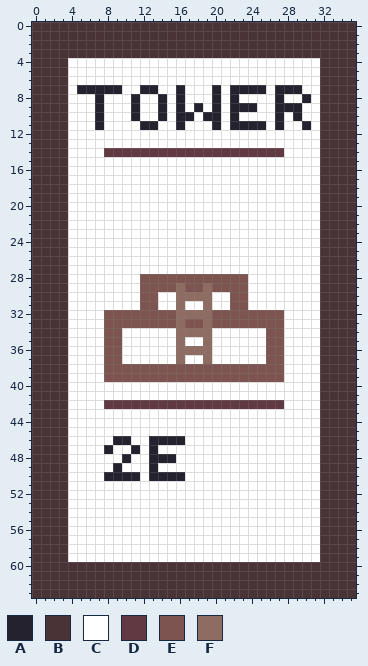
Edited in one commit: pixel-art sprite (core/assets/TowerCard.png). The picture above is the old version.
The file is 36x64 pixels.
Palette (. is transparent): A #24222e  B #4a3337  C #ffffff  D #613943  E #7d5450  F #8f6c61
The same view after the edit:
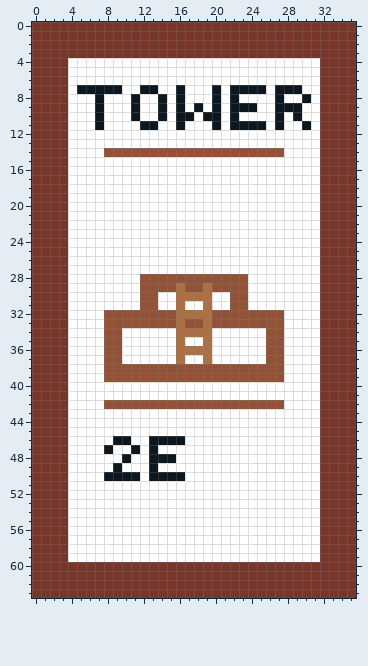
The commit says: Made card colour-scheme more vibrant
The edit:
{"colour":"A","old":"#24222e","new":"#0d171f"}
{"colour":"B","old":"#4a3337","new":"#78362a"}
{"colour":"E","old":"#7d5450","new":"#915237"}
{"colour":"F","old":"#8f6c61","new":"#ad7044"}
{"y":14,"x":8,"old":"DDDDDDDDDDDDDDDDDDDD","new":"EEEEEEEEEEEEEEEEEEEE"}
{"y":42,"x":8,"old":"DDDDDDDDDDDDDDDDDDDD","new":"EEEEEEEEEEEEEEEEEEEE"}
{"label":"changed","picture_box":[32,22,356,598]}
